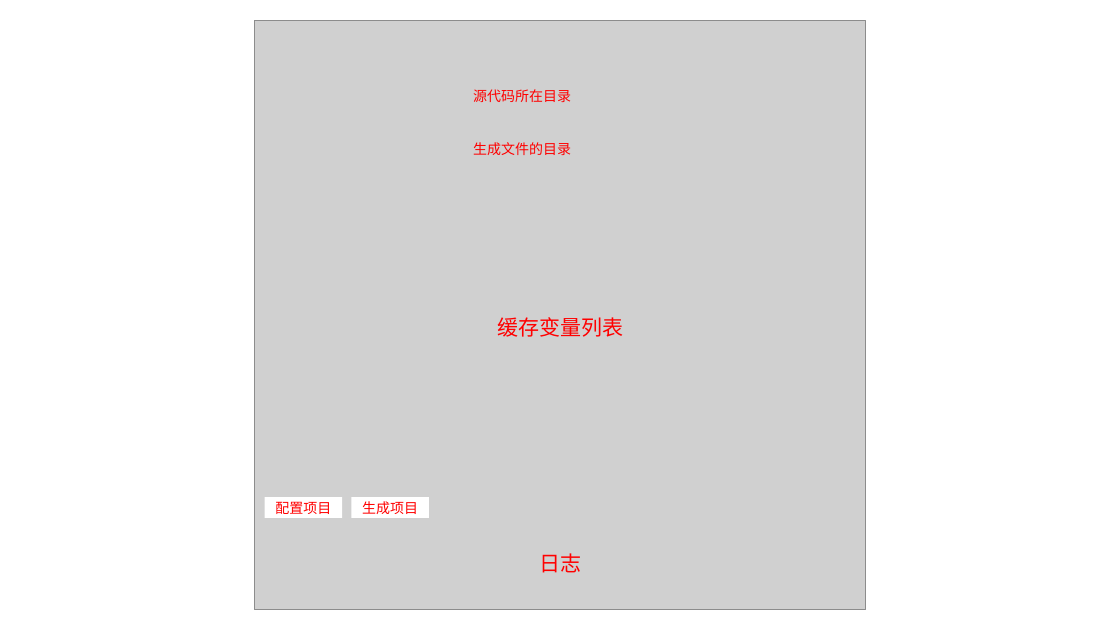
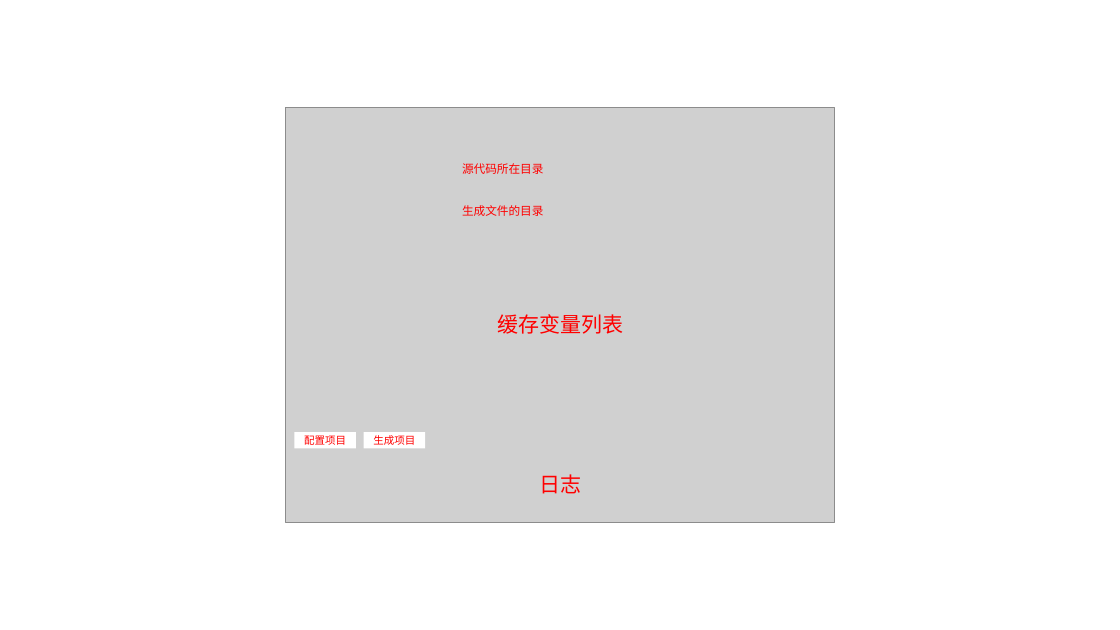
Before and after one commit to UnnamedOrange/Shangshou-CMake, a slide deck: slide 3 of book/assets/figure-source.pptx. Drawn at 1120x630 pixels with LibreOffice and Linux fonts; fonts in the diff are those of the drawing; grey boxes stand for pictures. Boxes give left, top, right and bottom in pixels: in the first picture for what was removed or moved away, otherwise in the second. Text is boxed around its words. In the diff, an @@ line names an element or a change of style, - is before the commit and + after.

```diff
--- a/book/assets/figure-source.pptx
+++ b/book/assets/figure-source.pptx
@@ picture: place and size @@
-picture at bbox=[255, 20, 866, 610]
+picture at bbox=[286, 108, 834, 522]
@@ text "源代码所在目录" at bbox=[462, 163, 543, 174]: size 12 to 10 pt @@
@@ text "源代码所在目录": place and size @@
-text "源代码所在目录" at bbox=[473, 89, 571, 102]
+text "源代码所在目录" at bbox=[462, 163, 543, 174]
@@ text "生成文件的目录": place and size @@
-text "生成文件的目录" at bbox=[473, 142, 571, 155]
+text "生成文件的目录" at bbox=[462, 205, 543, 216]
@@ text "生成文件的目录" at bbox=[462, 205, 543, 216]: size 12 to 10 pt @@
@@ rectangle "配置项目" at bbox=[294, 432, 355, 448]: size 12 to 9 pt @@
@@ rectangle "配置项目": place and size @@
-rectangle "配置项目" at bbox=[265, 497, 342, 518]
+rectangle "配置项目" at bbox=[294, 432, 355, 448]
@@ rectangle "生成项目": place and size @@
-rectangle "生成项目" at bbox=[351, 497, 429, 518]
+rectangle "生成项目" at bbox=[364, 432, 425, 448]
@@ rectangle "生成项目" at bbox=[364, 432, 425, 448]: size 12 to 9 pt @@
@@ text "日志": place and size @@
-text "日志" at bbox=[539, 553, 581, 573]
+text "日志" at bbox=[539, 474, 581, 494]
```
Also in this commit, not shown: 5 other files.
